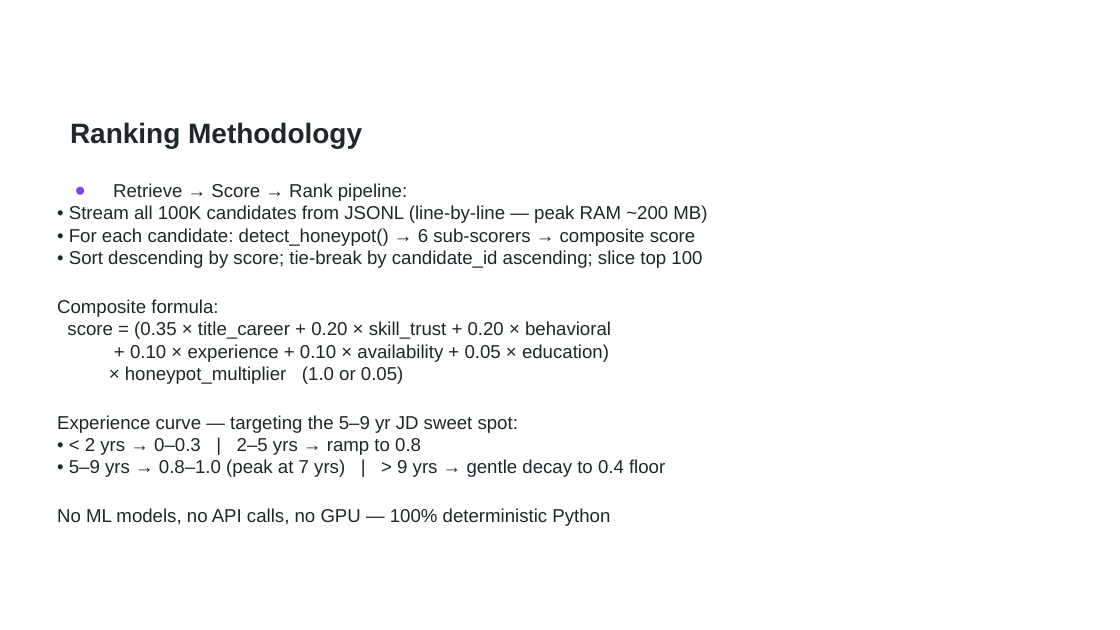
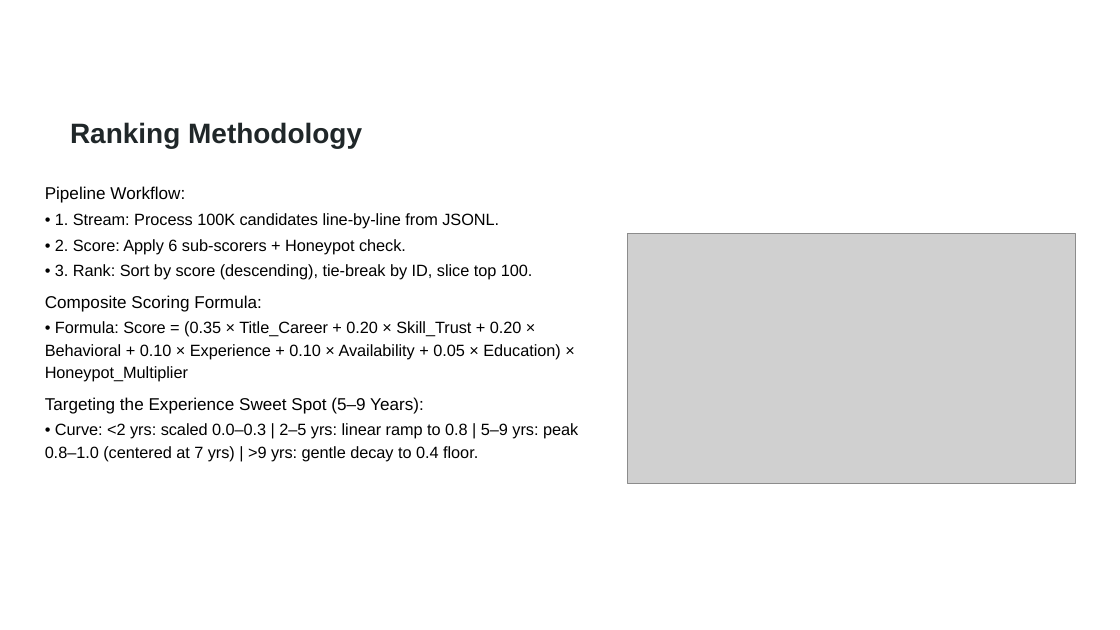
Before and after one commit to theAdityaNVS/redrob-candidate-ranker, a slide deck: slide 4 of Tech_Adi_Redrob_Submission.pptx. Drawn at 1120x630 pixels with LibreOffice and Linux fonts; fonts in the diff are those of the drawing; grey boxes stand for pictures; background and template pictures are left out. Boxes give left, top, right and bottom in pixels: in the first picture for what was removed or moved away, otherwise in the second. Text is boxed around its words. In the diff, an @@ line names an element or a change of style, - is before the commit and + after.

```diff
--- a/Tech_Adi_Redrob_Submission.pptx
+++ b/Tech_Adi_Redrob_Submission.pptx
@@ text at box(45, 186, 578, 462): text changed; size 12 to 10.5 pt; text colour #202729 to #000000 @@
-● Retrieve → Score → Rank pipeline:
-• Stream all 100K candidates from JSONL (line-by-line — peak RAM ~200 MB)
-• For each candidate: detect_honeypot() → 6 sub-scorers → composite score
-• Sort descending by score; tie-break by candidate_id ascending; slice top 100
-Composite formula:
-score = (0.35 × title_career + 0.20 × skill_trust + 0.20 × behavioral
-+ 0.10 × experience + 0.10 × availability + 0.05 × education)
-× honeypot_multiplier (1.0 or 0.05)
-Experience curve — targeting the 5–9 yr JD sweet spot:
-• < 2 yrs → 0–0.3 | 2–5 yrs → ramp to 0.8
-• 5–9 yrs → 0.8–1.0 (peak at 7 yrs) | > 9 yrs → gentle decay to 0.4 floor
-No ML models, no API calls, no GPU — 100% deterministic Python
+Pipeline Workflow:
+• 1. Stream: Process 100K candidates line-by-line from JSONL.
+• 2. Score: Apply 6 sub-scorers + Honeypot check.
+• 3. Rank: Sort by score (descending), tie-break by ID, slice top 100.
+Composite Scoring Formula:
+• Formula: Score = (0.35 × Title_Career + 0.20 × Skill_Trust + 0.20 × Behavioral + 0.10 × Experience + 0.10 × Availability + 0.05 × Education) × Honeypot_Multiplier
+Targeting the Experience Sweet Spot (5–9 Years):
+• Curve: <2 yrs: scaled 0.0–0.3 | 2–5 yrs: linear ramp to 0.8 | 5–9 yrs: peak 0.8–1.0 (centered at 7 yrs) | >9 yrs: gentle decay to 0.4 floor.
@@ picture added at box(627, 234, 1075, 484) @@
```
Also in this commit, not shown: 4 other slides changed, 34 other files.
